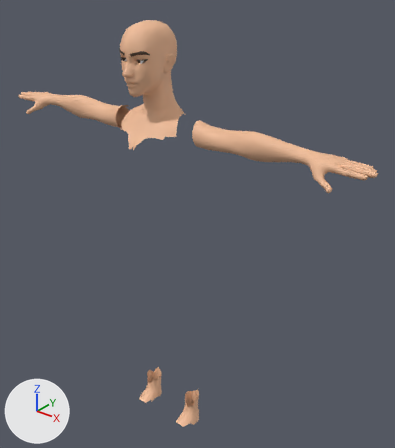
Two versions of the glTF model game/assets/characters/player_f.glb, one commit apart.
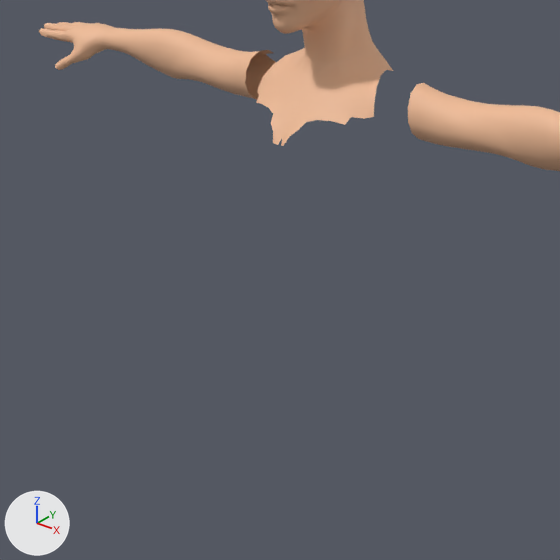
Each version appears first whole from a 50 mm lens placed at (1.276, -1.334, 1.876), pointed at (0.094, 0.143, 0.961), and next in a close-up on the part from 0% to 67% of the width and 18% to 77% of the height. Every picture has the same lights, and +X, +Y and +Z are marked at lower left. The first two pictures are the older version. Vertices at exactly the same position are counted once.

Names of what the first close-up shows: 'player_f_body'.
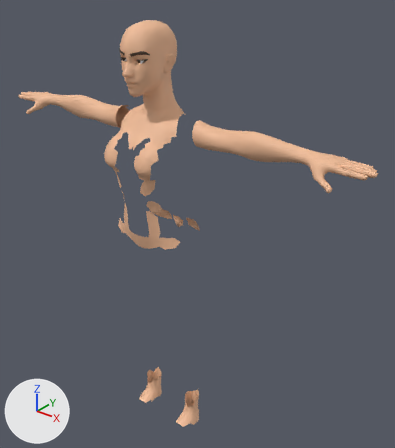
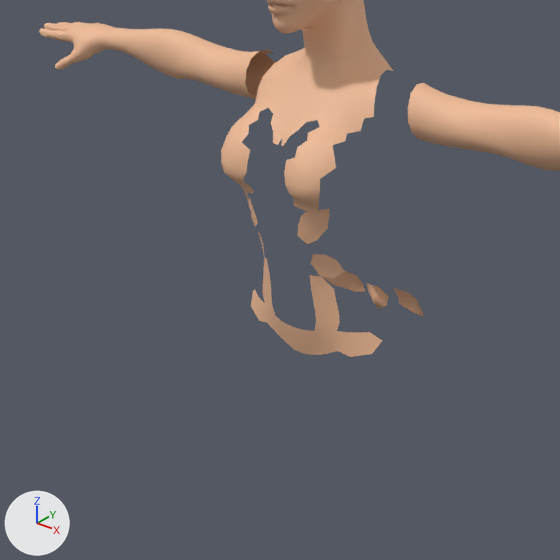
What the commit changed:
me_player_f_body is used by ob_player_f_body; location (0.0, 0.0, 0.0).
me_player_f_body had 4073 vertices, 7980 faces and spanned x -0.79..0.79, y -0.11..0.12, z 0.04..1.7.
me_player_f_body now has 4295 vertices, 8268 faces and spans x -0.79..0.79, y -0.13..0.15, z 0.04..1.7.
me_player_f_body part 1: a new loose piece of 87 vertices spanning x -0.15..0.15, y -0.09..-0.03, z 0.92..1.13, in mat_player_f__skin (beige #efbb96).
Part 2, on me_player_f_body:
135 vertices are added at x -0.13..0.13, y -0.13..0.15, z 0.92..1.34.
180 new faces join them.
Other edits to the shape of me_player_f_body do not show in these pictures.

Pixel boxes (x1, y1, x2, y2) of what changed, in the close-ups (560 x 560 px):
'player_f_body', reshaped
    before: (39, 0, 560, 171)
    after: (39, 0, 560, 357)
part 1 of me_player_f_body, added (beige)
    after: (251, 232, 383, 357)
part 2 of me_player_f_body, added (beige)
    after: (221, 93, 424, 317)
